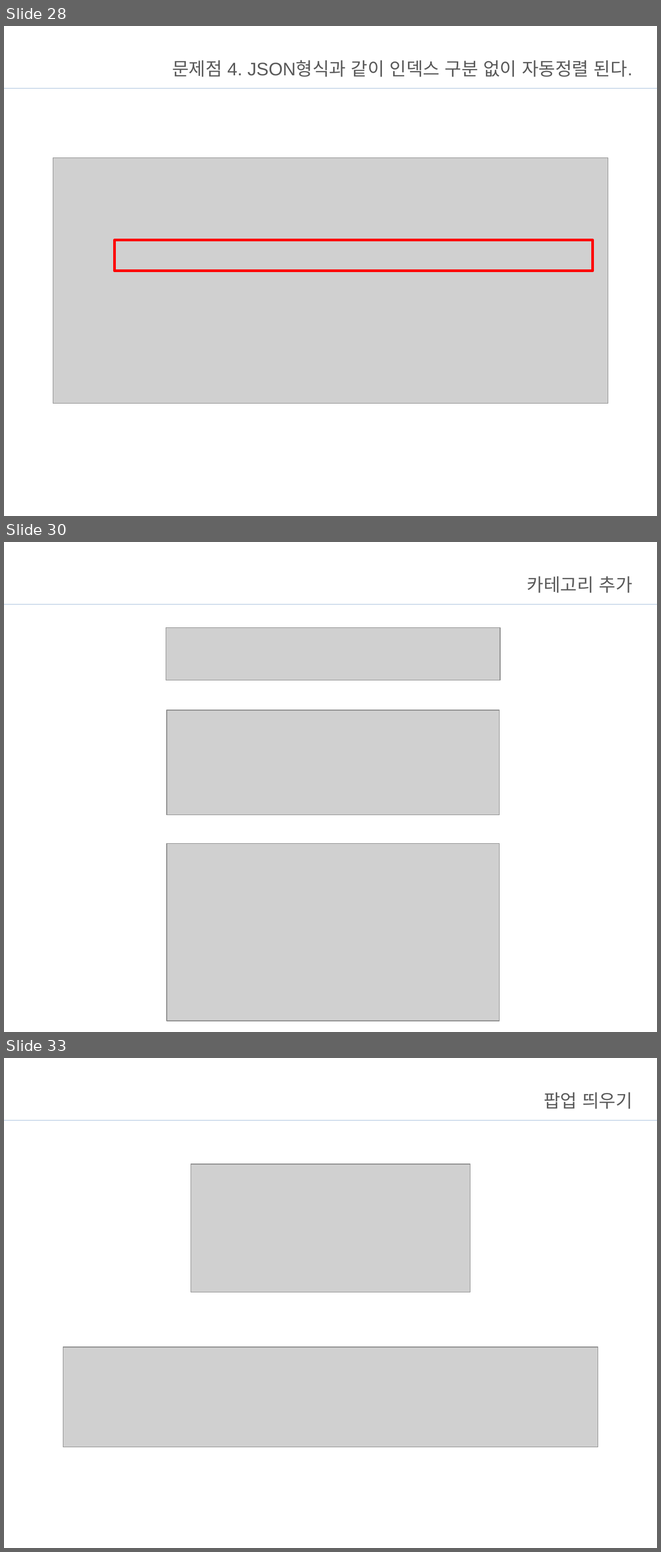
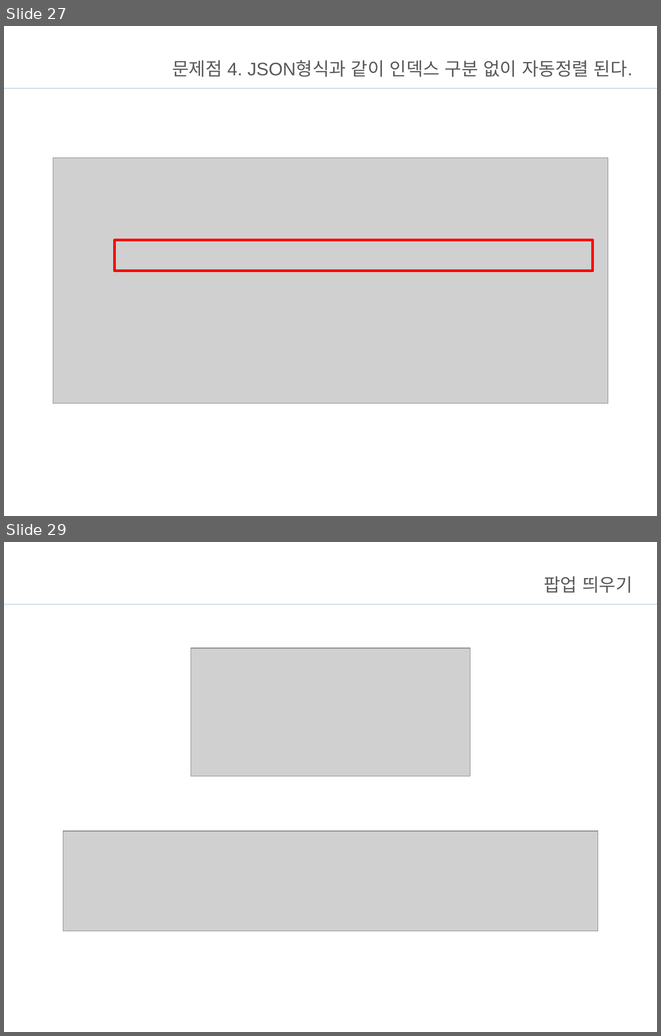
Before and after one commit to Jo-jangho/Web, a slide deck: 과제/JavaScript브리핑.pptx. Shown one above the other, each under a label of ours: slides 28, 30 and 33 before the commit, slides 27 and 29 after it; the slides between them are not shown. The pictures are 661x1552 and 661x1036 pixels, drawn with LibreOffice and Linux fonts; fonts in the diff are those of the drawing; grey boxes stand for pictures; background and template pictures are left out. Boxes give left, top, right and bottom in pixels: in the first picture for what was removed or moved away, otherwise in the second. Text is boxed around its words. In the diff, an @@ line names an element or a change of style, - is before the commit and + after.

```diff
--- a/과제/JavaScript브리핑.pptx
+++ b/과제/JavaScript브리핑.pptx
@@ slide 30 removed at <box>4,542,657,1032</box>, background #FFFFFF; not listed: 1 template element that a slide beside it also shows @@
@@ title removed at <box>527,576,633,593</box> @@
-카테고리 추가
@@ picture removed at <box>166,627,500,680</box> @@
@@ picture removed at <box>167,710,500,814</box> @@
@@ picture removed at <box>167,844,500,1021</box> @@
@@ what was slide 28 is now slide 27 @@
@@ what was slide 33 is now slide 29 @@
```
Also in this commit, not shown: 8 slides changed, 2 slides added, 4 other slides removed, 31 other files.
